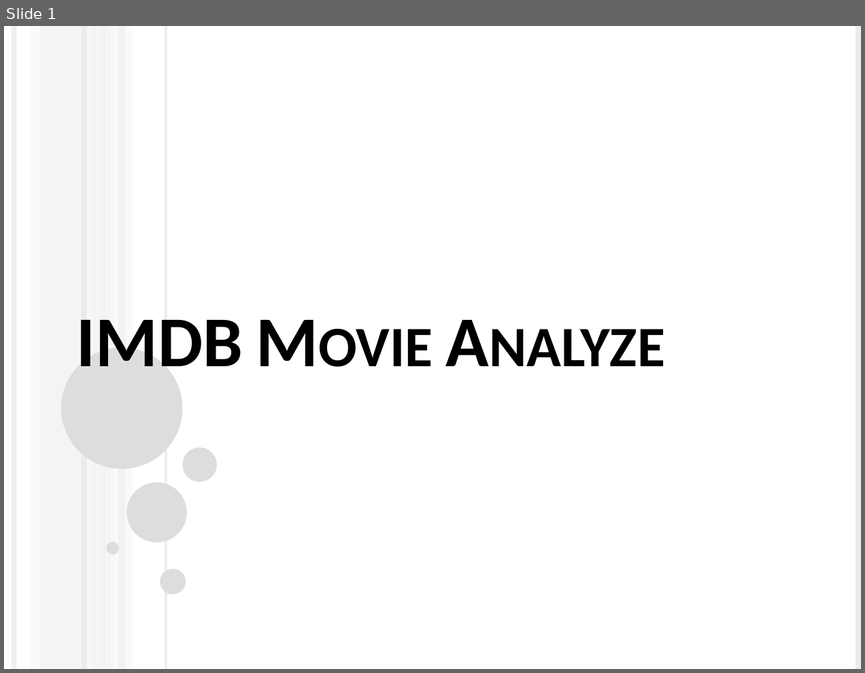
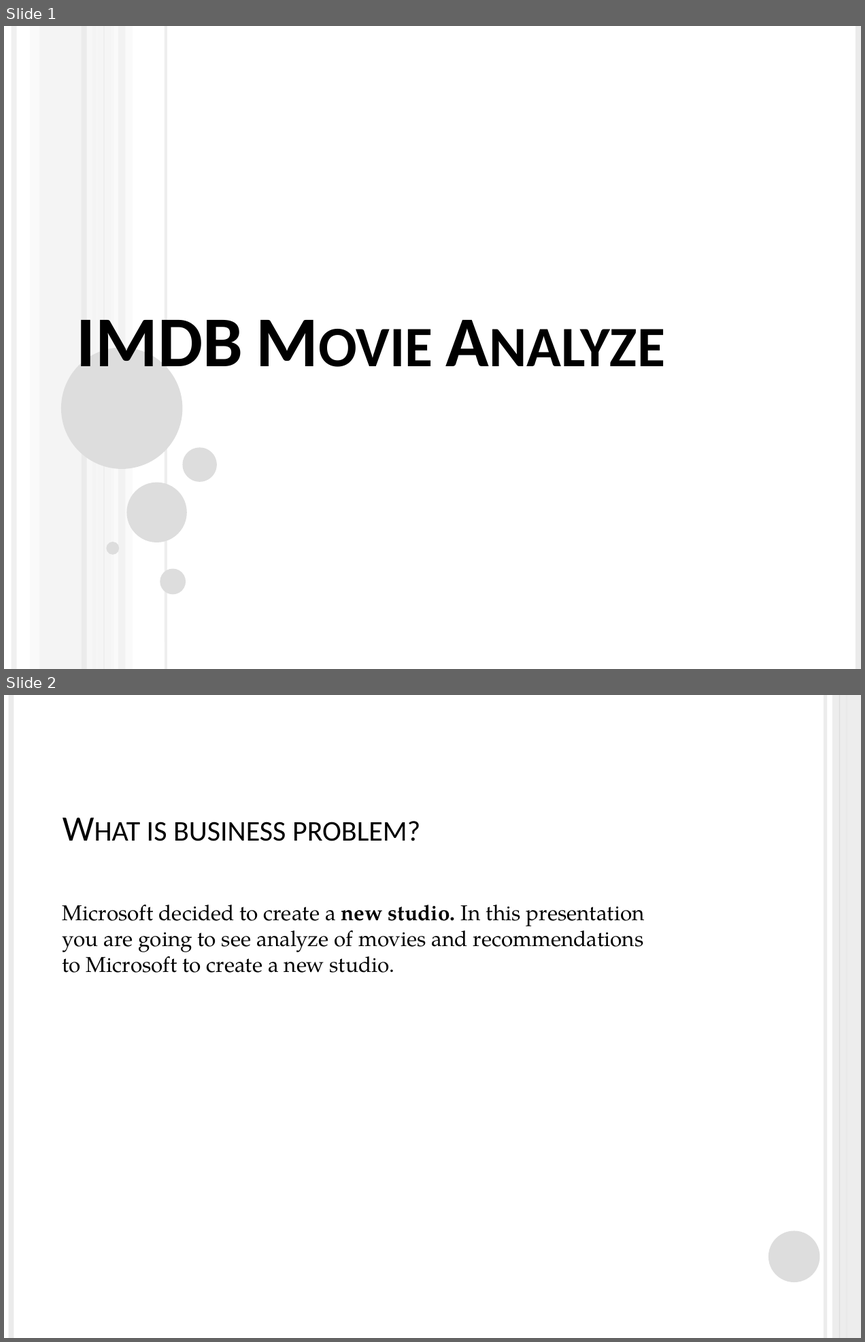
Before and after one commit to artificial126/dsc-phase-1-project, a slide deck: IMDB Movie Analyze.pptx. Shown one above the other, each under a label of ours: slide 1 before the commit, slides 1 and 2 after it. The pictures are 865x673 and 865x1342 pixels, drawn with LibreOffice and Linux fonts; fonts in the diff are those of the drawing. Boxes give left, top, right and bottom in pixels: in the first picture for what was removed or moved away, otherwise in the second. Text is boxed around its words. In the diff, an @@ line names an element or a change of style, - is before the commit and + after.

```diff
--- a/IMDB Movie Analyze.pptx
+++ b/IMDB Movie Analyze.pptx
@@ slide 2 added at box(4, 695, 861, 1338), background #FFFFFF @@
@@ line added from (11, 695) to (11, 1338), #EBEBEB 4.5 pt @@
@@ line added from (825, 695) to (825, 1338), #EBEBEB 3 pt @@
@@ rectangle added at box(832, 695, 861, 1338), fill #EBEBEB at 87% opacity @@
@@ line added from (839, 695) to (839, 1338), #DDDDDD 0.75 pt @@
@@ line added from (847, 695) to (847, 1338), #DDDDDD 1.5 pt @@
@@ title added at box(147, 821, 420, 841), 30 pt, text #000000, small capitals @@
+What is business problem?
@@ rectangle added at box(54, 895, 653, 981), outline #FFFFFF 0.75 pt, 18 pt, text #000000 @@
+Microsoft decided to create a new studio. In this presentation you are going to see analyze of movies and recommendations to Microsoft to create a new studio.
@@ ellipse added at box(768, 1231, 820, 1282), fill #DDDDDD @@
```
Also in this commit, not shown: 1 slide changed, 1 other slide added, 2 slides removed, 3 other files.
